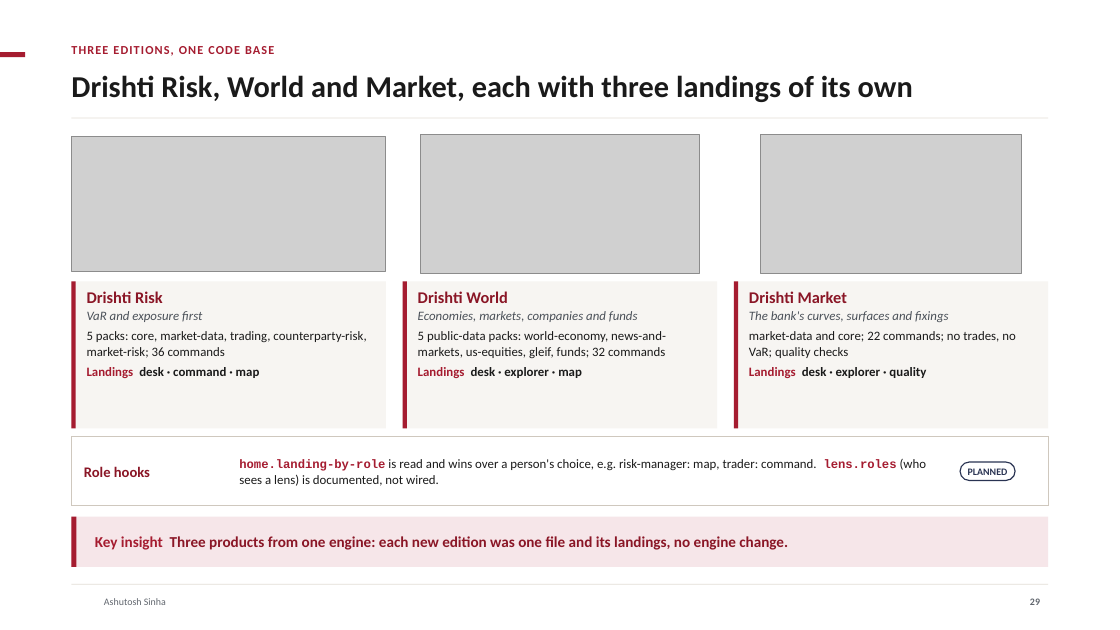
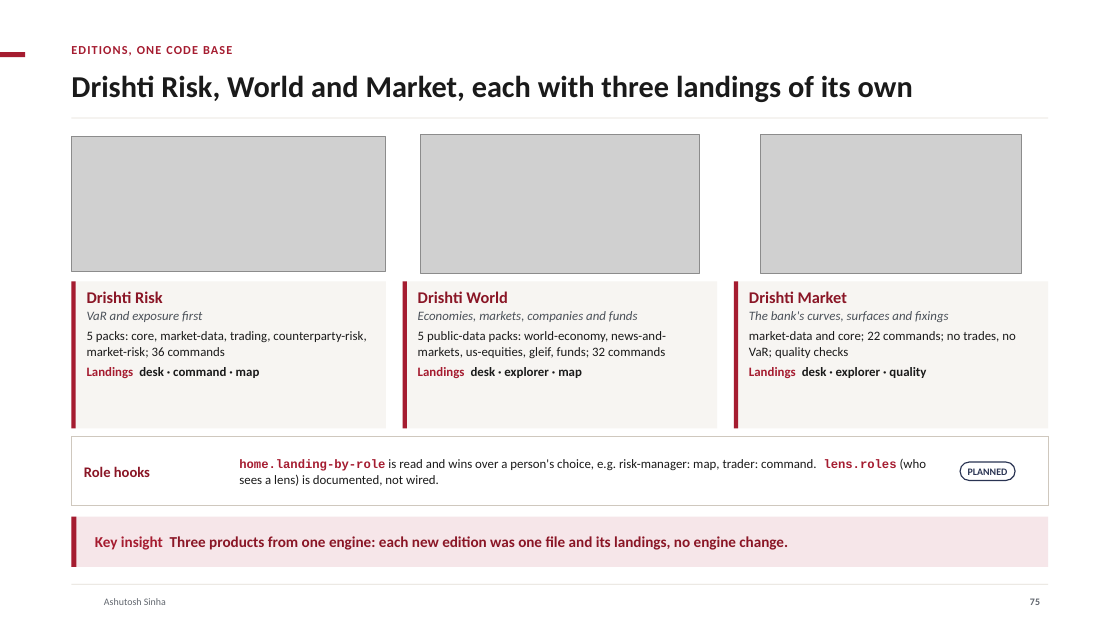
Before and after one commit to ajsinha/drishti, a slide deck: slide 75 of docs/publications/Drishti-Design-and-Evidence.pptx (slide 29 before the commit). Drawn at 1120x630 pixels with LibreOffice and Linux fonts; fonts in the diff are those of the drawing; grey boxes stand for pictures; background and template pictures are left out. Boxes give left, top, right and bottom in pixels: in the first picture for what was removed or moved away, otherwise in the second. Text is boxed around its words. In the diff, an @@ line names an element or a change of style, - is before the commit and + after.

```diff
--- a/docs/publications/Drishti-Design-and-Evidence.pptx
+++ b/docs/publications/Drishti-Design-and-Evidence.pptx
@@ text at bbox=[71, 46, 232, 56]: text changed @@
-THREE EDITIONS, ONE CODE BASE
+EDITIONS, ONE CODE BASE
@@ page number at bbox=[1030, 598, 1040, 605]: text changed @@
-29
+75
```
Also in this commit, not shown: 14 other slides changed, 54 slides added, 5 slides removed, 1 other file.
